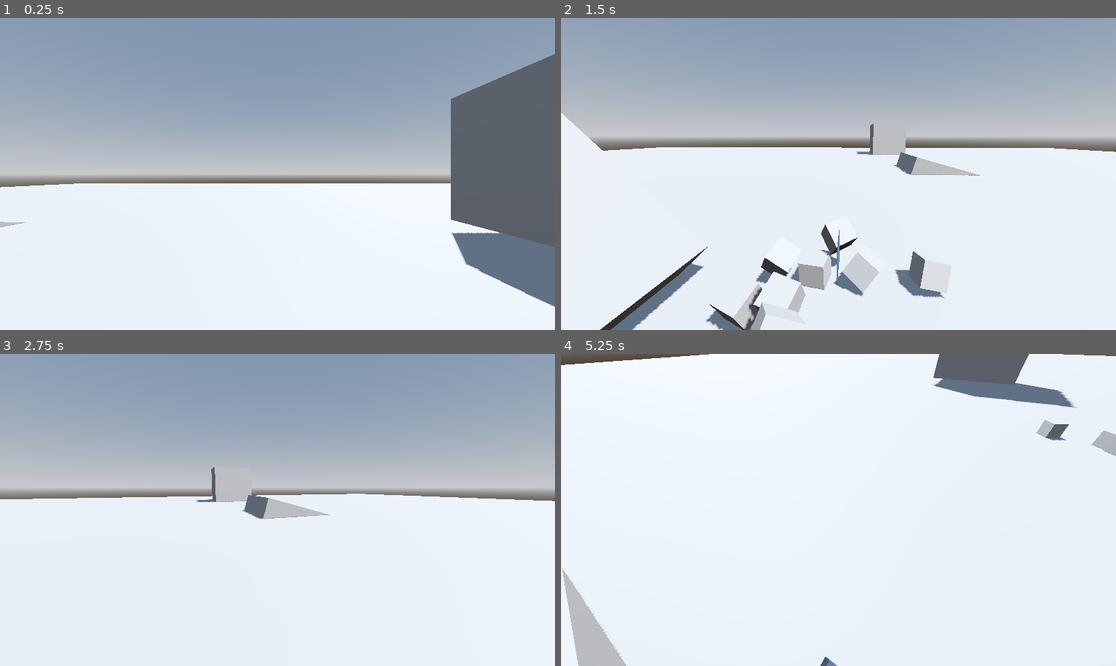
Above: before the commit, frames 1-4 (two rows, left to right).
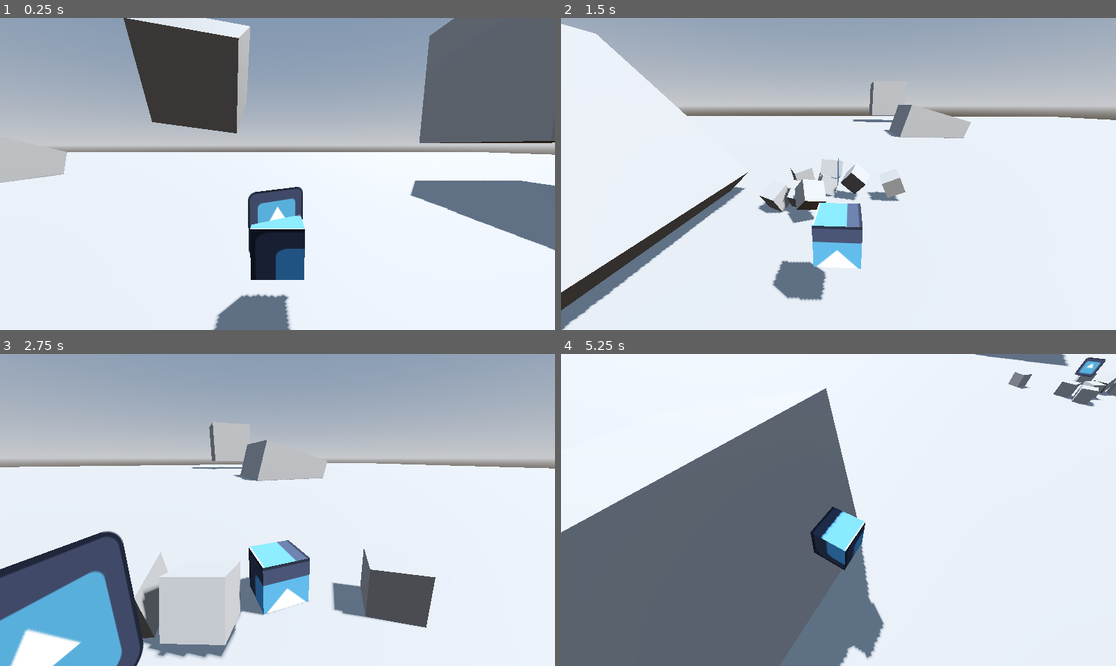
Above: after the commit, the same moments.

Repository: EricXu1728/Godot4SourceEngineMovement
Game: Godot game, scene res://tscns/level.tscn
Two runs of this game, one before a commit and one after it. Both use one fixed random seed, a clock stepped at 60 frames per second and the inputs below. The project has no main scene, so this scene is started directly. The engine's default icon, where the game draws it, is replaced by a stand-in: a white triangle on a blue panel in a dark square.
Inputs (mouse positions are in pixels of both pictures, inside the frame that each line leads up to):
- Up to frame 1 (0.25 s): no input
- Up to frame 2 (1.5 s): move the mouse to (960, 158) at 0.52 s; press the mouse at (960, 158) at 0.53 s; hold D (move_right) 0.53-1.28 s; tap Space (jump) at 0.77 s; move the mouse to (810, 174) at 1.27 s; release the mouse at (810, 174) at 1.28 s; hold W (move_forward) from 1.28 s (still down); click (810, 174) at 1.35 s
- Up to frame 3 (2.75 s): keep holding W (move_forward); tap Space (jump) at 1.52 s; move the mouse to (288, 503) at 2.02 s; press the mouse at (288, 503) at 2.03 s
- Up to frame 4 (5.25 s): move the mouse to (832, 516) at 2.77 s; release the mouse at (832, 516) at 2.78 s; click (832, 516) at 2.85 s; tap Space (jump) at 3.02, 3.77, 4.52 s; move the mouse to (877, 513) at 3.52 s; press the mouse at (877, 513) at 3.53 s; tap Escape (ui_cancel) at 4.15 s; move the mouse to (672, 463) at 4.27 s; release W (move_forward) at 4.28 s; release the mouse at (672, 463) at 4.28 s; hold A (move_left) 4.28-5.03 s; click (672, 463) at 4.35 s; move the mouse to (844, 510) at 5.02 s; press the mouse at (844, 510) at 5.03 s; hold W (move_forward) from 5.03 s (still down)

The runs differ from the first frame. In frame 1, 35% of the frame differs, in the area x 0-100%, y 0-100%; in frame 2, 28%; in frame 3, 32%; in frame 4, 41%.

Commit message:
Moved changes from "GodotGame" repo
moved my old "godotrepo" to a more aptly named repo

Diff:
--- a/Scripts/player.gd
+++ b/Scripts/player.gd
@@ -1,18 +1,13 @@
-extends "res://Scripts/player_vars.gd"
-
-# Onready
-@onready var camera = $view
-
-func _input(event):
-	if event is InputEventMouseMotion and Input.get_mouse_mode() == Input.MOUSE_MODE_CAPTURED:
-		InputMouse(event)
-
-	if event.is_action_pressed("ui_cancel"):
-		Input.set_mouse_mode(Input.MOUSE_MODE_VISIBLE)
-
-	if event.is_action_pressed("click"):
-		if Input.get_mouse_mode() == Input.MOUSE_MODE_VISIBLE:
-			Input.set_mouse_mode(Input.MOUSE_MODE_CAPTURED)
+extends "res://Scripts/player_inputs.gd"
+
+
+func _ready():
+	camera = $TwistPivot #CHANGE WHEN YOU WANT TO MESS WITH CAMERA
+	print("AMONGUS")
+	print(camera)
+
+	if(camera == null):
+		print("BRUH")
 
 
 # warning-ignore:unused_argument
@@ -21,7 +16,7 @@
 		InputKeys()
 
 		ViewAngles(delta)
-
+		#print("working")
 
 
 	Move(delta)
@@ -32,39 +27,7 @@
 	move_and_slide()
 	vel = velocity
 
-func InputMouse(event):
-	xlook += -event.relative.y * ply_xlookspeed
-	ylook += -event.relative.x * ply_ylookspeed
-	xlook = clamp(xlook, ply_maxlookangle_down, ply_maxlookangle_up)
-
-func ViewAngles(delta):
-	$view.rotation_degrees.x = xlook
-	$view.rotation_degrees.y = ylook
-
-func InputKeys():
-	sidemove += int(ply_sidespeed) * (int(Input.get_action_strength("move_left") * 50))
-	sidemove -= int(ply_sidespeed) * (int(Input.get_action_strength("move_right") * 50))
-	print(Input.get_action_strength("move_left"))
-
-	forwardmove += int(ply_forwardspeed) * (int(Input.get_action_strength("move_forward") * 50))
-	forwardmove -= int(ply_backspeed) * (int(Input.get_action_strength("move_back") * 50))
-
-	# Clamp that shit so it doesn't go too high
-	if Input.is_action_just_released("move_left") or Input.is_action_just_released("move_right"):
-		sidemove = 0
-	else:
-		sidemove = clamp(sidemove, -4096, 4096)
-
-	if Input.is_action_just_released("move_forward") or Input.is_action_just_released("move_back"):
-		upmove = 0
-	else:
-		upmove = clamp(upmove, -4096, 4096)
-	if Input.is_action_just_released("move_forward") or Input.is_action_just_released("move_back"):
-		forwardmove = 0
-	else:
-		forwardmove = clamp(forwardmove, -4096, 4096)
-
-	print(forwardmove)
+
 
 
 func CheckVelocity():
@@ -91,7 +54,7 @@
 
 	CheckVelocity()
 
-	print("wow1" + str(vel))
+	#print("wow1" + str(vel))
 
 
 func CrouchCamera():
@@ -115,7 +78,7 @@
 
 	snap = -get_floor_normal()
 
-	print("wow2"+ str(forwardmove))
+	#print("wow2"+ str(forwardmove))
 	var fmove = forwardmove
 	var smove = sidemove
 
@@ -132,7 +95,7 @@
 	var wishspeed = wishvel.length()
 
 
-	print("wow3: "+str(wishspeed))
+	#print("wow3: "+str(wishspeed))
 	# clamp to game defined max speed
 	if wishspeed != 0.0 and wishspeed > ply_maxspeed:
 		#print("wishvel")
@@ -141,7 +104,7 @@
 		wishspeed = ply_maxspeed
 		#print(wishvel)
 
-	print("wow4: "+str(wishspeed))
+	#print("wow4: "+str(wishspeed))
 
 	Accelerate(wishdir, wishspeed, ply_accelerate, delta)
 
--- /dev/null
+++ b/Scripts/player_inputs.gd
@@ -0,0 +1,57 @@
+extends "res://Scripts/player_vars.gd"
+#CODE THAT PARSES USER INPUT
+#just organized like this for organization's sake
+# Onready
+
+
+
+
+func _input(event):
+	if event is InputEventMouseMotion and Input.get_mouse_mode() == Input.MOUSE_MODE_CAPTURED:
+		InputMouse(event)
+
+	if event.is_action_pressed("ui_cancel"):
+		Input.set_mouse_mode(Input.MOUSE_MODE_VISIBLE)
+
+	if event.is_action_pressed("click"):
+		if Input.get_mouse_mode() == Input.MOUSE_MODE_VISIBLE:
+			Input.set_mouse_mode(Input.MOUSE_MODE_CAPTURED)
+
+func InputMouse(event):
+	xlook += -event.relative.y * ply_xlookspeed
+	ylook += -event.relative.x * ply_ylookspeed
+	xlook = clamp(xlook, ply_maxlookangle_down, ply_maxlookangle_up)
+
+func ViewAngles(delta):
+	camera.rotation_degrees.x = xlook
+	camera.rotation_degrees.y = ylook
+
+func InputKeys():
+	sidemove += int(ply_sidespeed) * (int(Input.get_action_strength("move_left") * 50))
+	sidemove -= int(ply_sidespeed) * (int(Input.get_action_strength("move_right") * 50))
+	#print(Input.get_action_strength("move_left"))
+
+	forwardmove += int(ply_forwardspeed) * (int(Input.get_action_strength("move_forward") * 50))
+	forwardmove -= int(ply_backspeed) * (int(Input.get_action_strength("move_back") * 50))
+
+	# Clamp that shit so it doesn't go too high
+	if Input.is_action_just_released("move_left") or Input.is_action_just_released("move_right"):
+		sidemove = 0
+	else:
+		sidemove = clamp(sidemove, -4096, 4096)
+
+	if Input.is_action_just_released("move_forward") or Input.is_action_just_released("move_back"):
+		upmove = 0
+	else:
+		upmove = clamp(upmove, -4096, 4096)
+	if Input.is_action_just_released("move_forward") or Input.is_action_just_released("move_back"):
+		forwardmove = 0
+	else:
+		forwardmove = clamp(forwardmove, -4096, 4096)
+
+	#print(forwardmove)
+
+
+# Called every frame. 'delta' is the elapsed time since the previous frame.
+func _process(delta):
+	pass
--- a/Scripts/player_vars.gd
+++ b/Scripts/player_vars.gd
@@ -47,3 +47,5 @@
 var forwardmove : float
 var ylook : float
 var xlook : float
+
+var camera : Node3D
--- a/project.godot
+++ b/project.godot
@@ -10,7 +10,7 @@
 
 [application]
 
-config/name="Tutorial"
+config/name="Godot4SourceEngineMovement"
 config/features=PackedStringArray("4.0", "Forward Plus")
 config/icon="res://icon.svg"
 
--- a/tscns/level.tscn
+++ b/tscns/level.tscn
@@ -50,10 +50,8 @@
 [node name="player" parent="." instance=ExtResource("1_rsegt")]
 transform = Transform3D(1, 0, 0, 0, 1, 0, 0, 0, 1, 0, 2.43949, 0)
 
-[node name="Block" parent="." instance=ExtResource("1_jv655")]
-transform = Transform3D(1, 0, 0, 0, -0.690933, -0.722919, 0, 0.722919, -0.690933, 3.66007, 0.421119, 13.1622)
-
 [node name="blocks" type="Node3D" parent="."]
+transform = Transform3D(1, 0, 0, 0, 1, 0, 0, 0, 1, 0, 2.56655, 0)
 
 [node name="PhysicsBlock" parent="blocks" instance=ExtResource("2_5e8jj")]
 transform = Transform3D(0.930718, -0.348354, 0.111415, 0.365738, 0.886481, -0.283526, 0, 0.304632, 0.95247, 0.403301, 2.71167, 2.16828)
@@ -88,6 +86,9 @@
 [node name="Block3" parent="blocks" instance=ExtResource("1_jv655")]
 transform = Transform3D(1, 0, 0, 0, 0.27013, -0.962824, 0, 0.962824, 0.27013, -29.8978, -3.73212, -13.0913)
 
+[node name="Block4" parent="blocks" instance=ExtResource("1_jv655")]
+transform = Transform3D(1, 0, 0, 0, -0.690933, -0.722919, 0, 0.722919, -0.690933, 3.66007, -2.14543, 13.1622)
+
 [node name="Sprite3D" type="Sprite3D" parent="."]
 transform = Transform3D(1, 0, 0, 0, 1, 0, 0, 0, 1, 0, 1.2607, 0)
 texture = ExtResource("3_0utd8")
--- a/tscns/player.tscn
+++ b/tscns/player.tscn
@@ -22,5 +22,10 @@
 [node name="CollisionShape3D" type="CollisionShape3D" parent="."]
 shape = SubResource("BoxShape3D_1pn1m")
 
-[node name="view" type="Camera3D" parent="."]
-transform = Transform3D(1, 0, 0, 0, 1, 0, 0, 0, 1, 0, 3.45441, 0)
+[node name="TwistPivot" type="Node3D" parent="."]
+transform = Transform3D(1, 0, 0, 0, 1, 0, 0, 0, 1, 0, 2, 0)
+
+[node name="PitchPivot" type="Node3D" parent="TwistPivot"]
+transform = Transform3D(1, 0, 0, 0, 0.990268, 0.139173, 0, -0.139173, 0.990268, 0, 0, 4)
+
+[node name="view" type="Camera3D" parent="TwistPivot/PitchPivot"]
Not shown, changed: README.md
